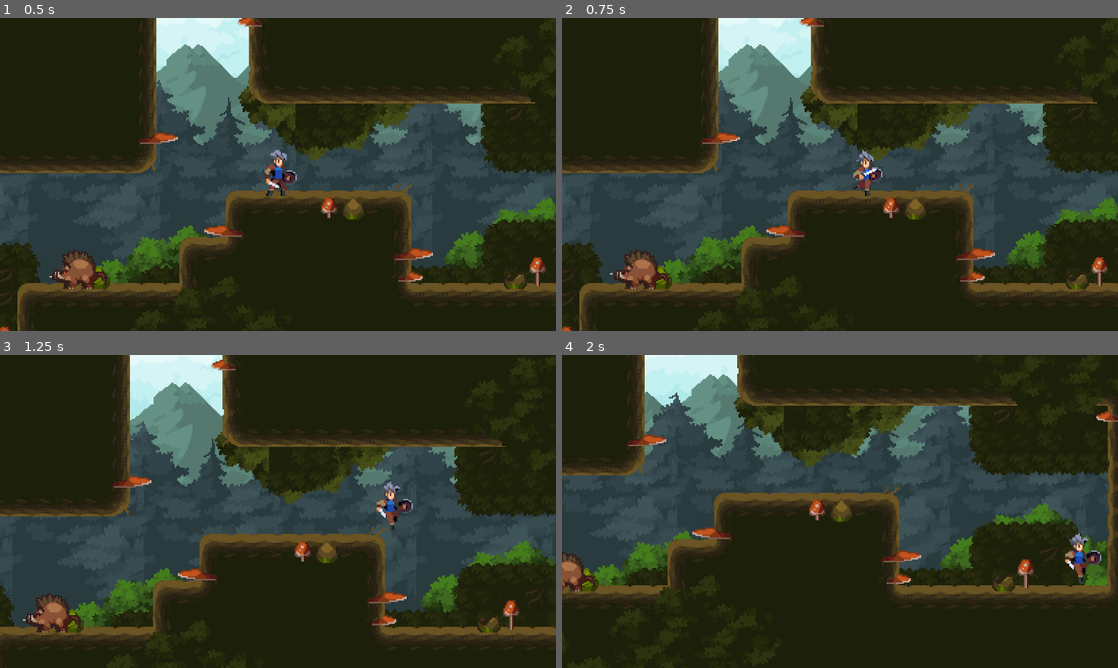
Above: before the commit, frames 1-4 (two rows, left to right).
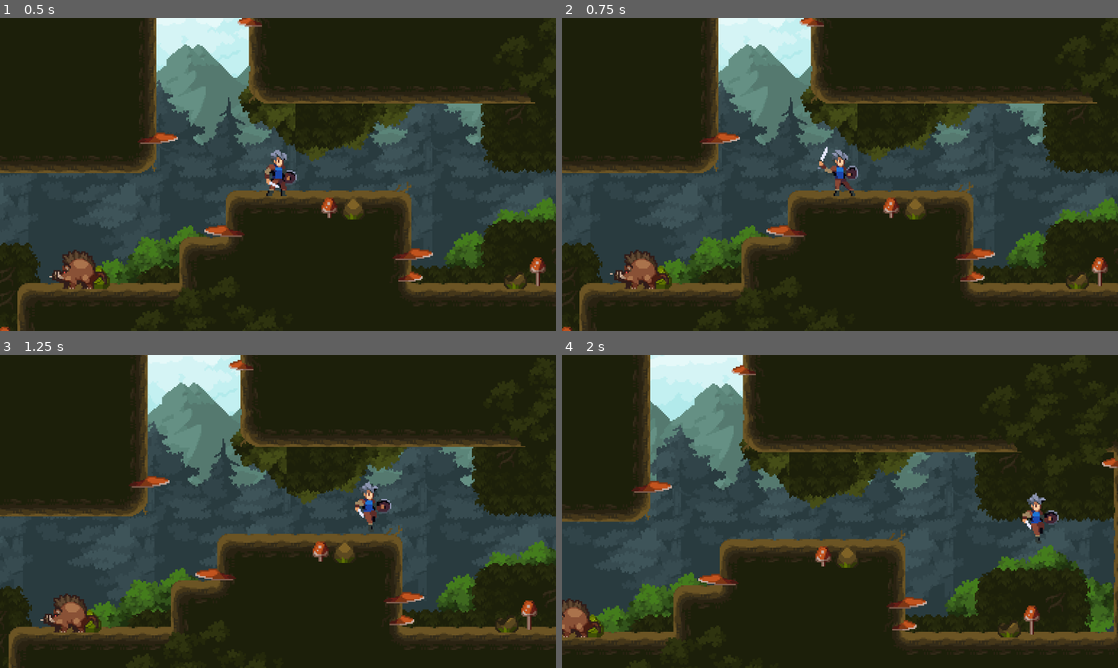
Above: after the commit, the same moments.

Repository: gmxwg/Godot-MySecondGame
Game: Godot game, scene res://Scenes/World.tscn
The game is run twice, just before and just after one commit, with the same random seed, the same clock (stepped at 60 frames per second) and the same inputs.
Inputs:
- Up to frame 1 (0.5 s): no input
- Up to frame 2 (0.75 s): hold D (move_right) from 0.53 s (still down); tap J (attack, bound only after the commit) at 0.6 s
- Up to frame 3 (1.25 s): keep holding D (move_right); tap Space (jump) at 0.77 s
- Up to frame 4 (2 s): keep holding D (move_right); tap J (attack, bound only after the commit) at 1.35 s; tap Space (jump) at 1.52 s

Frame 1 is identical in both runs. In frame 2, 0.8% of the frame differs, in the area x 46-58%, y 41-57%; in frame 3, 17%; in frame 4, 42%, in the area x 0-100%, y 0-93%.

Commit message:
5.feat: 新增三段攻击

Diff:
--- a/Code/Player.gd
+++ b/Code/Player.gd
@@ -7,11 +7,15 @@
 	FALL,
 	LANDING,
 	WALL_SLIDING,
-	WALL_JUMP
+	WALL_JUMP,
+	ATTACK1,
+	ATTACK2,
+	ATTACK3
 }
 
-var GroundState = [State.RUNNING,State.IDLE,State.LANDING]
-
+var GroundState = [State.RUNNING,State.IDLE,State.LANDING,State.ATTACK1,State.ATTACK2,State.ATTACK3]
+@export var CanCombo: bool = false
+var ComboRequested: bool = false
 const RunSpeed : float = 160.0
 const JumpVelocity : float = -320.0
 const FLOOR_ACCELERATION := RunSpeed / 0.2 #  加速度 /s
@@ -27,6 +31,8 @@
 		$JumpRequestTimer.stop() # 这样就跟完全没有按过一样，避免因这个时间导致短按促发大跳
 		if velocity.y < JumpVelocity / 2:
 			velocity.y = JumpVelocity / 2 # 速度是从320一直变小慢慢到0的，如果在我松开按键的瞬间，速度还处于比较大的水平，也就是越早松开，那就直接把速度变为一半，更快回落
+	if Input.is_action_just_pressed("attack") and CanCombo:
+		ComboRequested = true
 
 func tick_physics(state : State, delta: float) -> void: # 每一帧要做的事情
 	match state:
@@ -49,6 +55,8 @@
 				stand(0.0 if IsFirstTick else DefaultGravity, delta)
 			else:
 				move(0.0 if IsFirstTick else DefaultGravity,delta)
+		State.ATTACK1,State.ATTACK2,State.ATTACK3:
+			stand(DefaultGravity,delta)
 
 	IsFirstTick = false
 
@@ -72,6 +80,7 @@
 
 func can_wall_slide() -> bool:
 	return is_on_wall() and $Graphics/HandChecker.is_colliding() and $Graphics/FootChecker.is_colliding()
+
 func get_next_state(state : State) -> State: # 判断状态是否转移
 	var direction : float = Input.get_axis("move_left","move_right") # 接收两个输入，一个返回负，一个返回正,不按或者同时按左右返回0
 	var still = is_zero_approx(direction) and is_zero_approx(velocity.x) # 表示此时是否为站立状态
@@ -80,18 +89,20 @@
 	var ShouldJump : bool = CanJump and $JumpRequestTimer.time_left > 0
 	if ShouldJump:
 		return State.JUMP
+	if state in GroundState and not is_on_floor(): # 优先处理，因为Combo也是在地面，Fall应该先判断
+		return State.FALL
 
 	match state:
 		State.IDLE:
-			if not is_on_floor():
-				return State.FALL
-			elif not still:
+			if not still:
 				return State.RUNNING
+			if Input.is_action_just_pressed("attack"):
+				return State.ATTACK1
 		State.RUNNING:
-			if not is_on_floor():
-				return State.FALL
-			elif still:
+			if still:
 				return State.IDLE
+			if Input.is_action_just_pressed("attack"):
+				return State.ATTACK1
 		State.JUMP:
 			if velocity.y >= 0:
 				return State.FALL
@@ -123,6 +134,22 @@
 				return State.WALL_SLIDING # 蹬墙跳不需要下落才能滑墙
 			if velocity.y > 0:
 				return State.FALL
+		State.ATTACK1:
+			if not $AnimationPlayer.is_playing(): # 其他状态切换不需要播放完动画
+				if ComboRequested:
+					return State.ATTACK2
+				else:
+					return State.IDLE
+		State.ATTACK2:
+			if not $AnimationPlayer.is_playing():
+				if ComboRequested:
+					return State.ATTACK3
+				else:
+					return State.IDLE
+		State.ATTACK3:
+			if not $AnimationPlayer.is_playing():
+				return State.IDLE
+
 	return state
 
 func transition_state(from : State, to : State) -> void: # 每次状态转移要做的事情，每次状态转移时调用，每一帧都会检查状态切换，根据状态播放动画
@@ -155,7 +182,15 @@
 			velocity = WallJumpVelocity
 			velocity.x *= get_wall_normal().x # 根据墙来决定跳跃方向
 			$JumpRequestTimer.stop()
-
+		State.ATTACK1:
+			$AnimationPlayer.play("attack1")
+			ComboRequested = false
+		State.ATTACK2:
+			$AnimationPlayer.play("attack2")
+			ComboRequested = false
+		State.ATTACK3:
+			$AnimationPlayer.play("attack3")
+			ComboRequested = false
 	#if to == State.WALL_JUMP:
 		#Engine.time_scale = 0.3
 	#if from == State.WALL_JUMP:
--- a/Scenes/Boar.tscn
+++ b/Scenes/Boar.tscn
@@ -73,6 +73,10 @@
 "values": [ExtResource("2_yqby7")]
 }
 
+[sub_resource type="Animation" id="Animation_yqby7"]
+resource_name = "attack1"
+step = 0.1
+
 [sub_resource type="Animation" id="Animation_dmur2"]
 resource_name = "hit"
 length = 0.4
@@ -339,6 +343,7 @@
 [sub_resource type="AnimationLibrary" id="AnimationLibrary_l7bmq"]
 _data = {
 &"RESET": SubResource("Animation_tmd2j"),
+&"attack1": SubResource("Animation_yqby7"),
 &"hit": SubResource("Animation_dmur2"),
 &"idle": SubResource("Animation_t7jme"),
 &"run": SubResource("Animation_pm5s3"),
--- a/Scenes/Player.tscn
+++ b/Scenes/Player.tscn
@@ -74,6 +74,249 @@
 tracks/5/imported = false
 tracks/5/enabled = true
 tracks/5/path = NodePath("Graphics/Sprite2D:flip_h")
+tracks/5/interp = 1
+tracks/5/loop_wrap = true
+tracks/5/keys = {
+"times": PackedFloat32Array(0),
+"transitions": PackedFloat32Array(1),
+"update": 1,
+"values": [false]
+}
+tracks/6/type = "value"
+tracks/6/imported = false
+tracks/6/enabled = true
+tracks/6/path = NodePath(".:CanCombo")
+tracks/6/interp = 1
+tracks/6/loop_wrap = true
+tracks/6/keys = {
+"times": PackedFloat32Array(0),
+"transitions": PackedFloat32Array(1),
+"update": 1,
+"values": [false]
+}
+
+[sub_resource type="Animation" id="Animation_megsn"]
+resource_name = "attack1"
+length = 0.6
+step = 0.1
+tracks/0/type = "value"
+tracks/0/imported = false
+tracks/0/enabled = true
+tracks/0/path = NodePath("Graphics/Sprite2D:texture")
+tracks/0/interp = 1
+tracks/0/loop_wrap = true
+tracks/0/keys = {
+"times": PackedFloat32Array(0),
+"transitions": PackedFloat32Array(1),
+"update": 1,
+"values": [ExtResource("1_rpqav")]
+}
+tracks/1/type = "value"
+tracks/1/imported = false
+tracks/1/enabled = true
+tracks/1/path = NodePath("Graphics/Sprite2D:region_rect")
+tracks/1/interp = 1
+tracks/1/loop_wrap = true
+tracks/1/keys = {
+"times": PackedFloat32Array(0),
+"transitions": PackedFloat32Array(1),
+"update": 0,
+"values": [Rect2(0, 56, 336, 56)]
+}
+tracks/2/type = "value"
+tracks/2/imported = false
+tracks/2/enabled = true
+tracks/2/path = NodePath("Graphics/Sprite2D:hframes")
+tracks/2/interp = 1
+tracks/2/loop_wrap = true
+tracks/2/keys = {
+"times": PackedFloat32Array(0),
+"transitions": PackedFloat32Array(1),
+"update": 1,
+"values": [6]
+}
+tracks/3/type = "value"
+tracks/3/imported = false
+tracks/3/enabled = true
+tracks/3/path = NodePath("Graphics/Sprite2D:frame")
+tracks/3/interp = 1
+tracks/3/loop_wrap = true
+tracks/3/keys = {
+"times": PackedFloat32Array(0, 0.1, 0.2, 0.3, 0.4, 0.5),
+"transitions": PackedFloat32Array(1, 1, 1, 1, 1, 1),
+"update": 1,
+"values": [0, 1, 2, 3, 4, 5]
+}
+tracks/4/type = "value"
+tracks/4/imported = false
+tracks/4/enabled = true
+tracks/4/path = NodePath("Graphics/Sprite2D:position")
+tracks/4/interp = 1
+tracks/4/loop_wrap = true
+tracks/4/keys = {
+"times": PackedFloat32Array(0),
+"transitions": PackedFloat32Array(1),
+"update": 0,
+"values": [Vector2(1, -28)]
+}
+tracks/5/type = "value"
+tracks/5/imported = false
+tracks/5/enabled = true
+tracks/5/path = NodePath(".:CanCombo")
+tracks/5/interp = 1
+tracks/5/loop_wrap = true
+tracks/5/keys = {
+"times": PackedFloat32Array(0, 0.4),
+"transitions": PackedFloat32Array(1, 1),
+"update": 1,
+"values": [false, true]
+}
+
+[sub_resource type="Animation" id="Animation_yoq75"]
+resource_name = "attack2"
+length = 0.2
+step = 0.1
+tracks/0/type = "value"
+tracks/0/imported = false
+tracks/0/enabled = true
+tracks/0/path = NodePath("Graphics/Sprite2D:texture")
+tracks/0/interp = 1
+tracks/0/loop_wrap = true
+tracks/0/keys = {
+"times": PackedFloat32Array(0),
+"transitions": PackedFloat32Array(1),
+"update": 1,
+"values": [ExtResource("1_rpqav")]
+}
+tracks/1/type = "value"
+tracks/1/imported = false
+tracks/1/enabled = true
+tracks/1/path = NodePath("Graphics/Sprite2D:region_rect")
+tracks/1/interp = 1
+tracks/1/loop_wrap = true
+tracks/1/keys = {
+"times": PackedFloat32Array(0),
+"transitions": PackedFloat32Array(1),
+"update": 0,
+"values": [Rect2(336, 56, 112, 56)]
+}
+tracks/2/type = "value"
+tracks/2/imported = false
+tracks/2/enabled = true
+tracks/2/path = NodePath("Graphics/Sprite2D:hframes")
+tracks/2/interp = 1
+tracks/2/loop_wrap = true
+tracks/2/keys = {
+"times": PackedFloat32Array(0),
+"transitions": PackedFloat32Array(1),
+"update": 1,
+"values": [2]
+}
+tracks/3/type = "value"
+tracks/3/imported = false
+tracks/3/enabled = true
+tracks/3/path = NodePath("Graphics/Sprite2D:frame")
+tracks/3/interp = 1
+tracks/3/loop_wrap = true
+tracks/3/keys = {
+"times": PackedFloat32Array(0, 0.1),
+"transitions": PackedFloat32Array(1, 1),
+"update": 1,
+"values": [0, 1]
+}
+tracks/4/type = "value"
+tracks/4/imported = false
+tracks/4/enabled = true
+tracks/4/path = NodePath("Graphics/Sprite2D:position")
+tracks/4/interp = 1
+tracks/4/loop_wrap = true
+tracks/4/keys = {
+"times": PackedFloat32Array(0),
+"transitions": PackedFloat32Array(1),
+"update": 0,
+"values": [Vector2(1, -28)]
+}
+tracks/5/type = "value"
+tracks/5/imported = false
+tracks/5/enabled = true
+tracks/5/path = NodePath(".:CanCombo")
+tracks/5/interp = 1
+tracks/5/loop_wrap = true
+tracks/5/keys = {
+"times": PackedFloat32Array(0, 0.1),
+"transitions": PackedFloat32Array(1, 1),
+"update": 1,
+"values": [false, true]
+}
+
+[sub_resource type="Animation" id="Animation_ksbbd"]
+resource_name = "attack3"
+length = 0.8
+step = 0.1
+tracks/0/type = "value"
+tracks/0/imported = false
+tracks/0/enabled = true
+tracks/0/path = NodePath("Graphics/Sprite2D:texture")
+tracks/0/interp = 1
+tracks/0/loop_wrap = true
+tracks/0/keys = {
+"times": PackedFloat32Array(0),
+"transitions": PackedFloat32Array(1),
+"update": 1,
+"values": [ExtResource("3_dewec")]
+}
+tracks/1/type = "value"
+tracks/1/imported = false
+tracks/1/enabled = true
+tracks/1/path = NodePath("Graphics/Sprite2D:hframes")
+tracks/1/interp = 1
+tracks/1/loop_wrap = true
+tracks/1/keys = {
+"times": PackedFloat32Array(0),
+"transitions": PackedFloat32Array(1),
+"update": 1,
+"values": [8]
+}
+tracks/2/type = "value"
+tracks/2/imported = false
+tracks/2/enabled = true
+tracks/2/path = NodePath("Graphics/Sprite2D:region_rect")
+tracks/2/interp = 1
+tracks/2/loop_wrap = true
+tracks/2/keys = {
+"times": PackedFloat32Array(0),
+"transitions": PackedFloat32Array(1),
+"update": 0,
+"values": [Rect2(0, 224, 448, 56)]
+}
+tracks/3/type = "value"
+tracks/3/imported = false
+tracks/3/enabled = true
+tracks/3/path = NodePath("Graphics/Sprite2D:position")
+tracks/3/interp = 1
+tracks/3/loop_wrap = true
+tracks/3/keys = {
+"times": PackedFloat32Array(0),
+"transitions": PackedFloat32Array(1),
+"update": 0,
+"values": [Vector2(6, -28)]
+}
+tracks/4/type = "value"
+tracks/4/imported = false
+tracks/4/enabled = true
+tracks/4/path = NodePath("Graphics/Sprite2D:frame")
+tracks/4/interp = 1
+tracks/4/loop_wrap = true
+tracks/4/keys = {
+"times": PackedFloat32Array(0, 0.1, 0.2, 0.3, 0.4, 0.5, 0.6, 0.7),
+"transitions": PackedFloat32Array(1, 1, 1, 1, 1, 1, 1, 1),
+"update": 1,
+"values": [0, 1, 2, 3, 4, 5, 6, 7]
+}
+tracks/5/type = "value"
+tracks/5/imported = false
+tracks/5/enabled = true
+tracks/5/path = NodePath(".:CanCombo")
 tracks/5/interp = 1
 tracks/5/loop_wrap = true
 tracks/5/keys = {
@@ -154,6 +397,18 @@
 tracks/5/interp = 1
 tracks/5/loop_wrap = true
 tracks/5/keys = {
+"times": PackedFloat32Array(0),
+"transitions": PackedFloat32Array(1),
+"update": 1,
+"values": [false]
+}
+tracks/6/type = "value"
+tracks/6/imported = false
+tracks/6/enabled = true
+tracks/6/path = NodePath(".:CanCombo")
+tracks/6/interp = 1
+tracks/6/loop_wrap = true
+tracks/6/keys = {
 "times": PackedFloat32Array(0),
 "transitions": PackedFloat32Array(1),
 "update": 1,
@@ -237,6 +492,18 @@
 "update": 1,
 "values": [false]
 }
+tracks/6/type = "value"
+tracks/6/imported = false
+tracks/6/enabled = true
+tracks/6/path = NodePath(".:CanCombo")
+tracks/6/interp = 1
+tracks/6/loop_wrap = true
+tracks/6/keys = {
+"times": PackedFloat32Array(0),
+"transitions": PackedFloat32Array(1),
+"update": 1,
+"values": [false]
+}
 
 [sub_resource type="Animation" id="Animation_5ixxa"]
 resource_name = "jump"
@@ -314,6 +581,18 @@
 "update": 1,
 "values": [ExtResource("1_rpqav")]
 }
+tracks/6/type = "value"
+tracks/6/imported = false
+tracks/6/enabled = true
+tracks/6/path = NodePath(".:CanCombo")
+tracks/6/interp = 1
+tracks/6/loop_wrap = true
+tracks/6/keys = {
+"times": PackedFloat32Array(0),
+"transitions": PackedFloat32Array(1),
+"update": 1,
+"values": [false]
+}
 
 [sub_resource type="Animation" id="Animation_52ee3"]
 resource_name = "landing"
@@ -390,6 +669,18 @@
 "transitions": PackedFloat32Array(1),
 "update": 1,
 "values": [ExtResource("1_rpqav")]
+}
+tracks/6/type = "value"
+tracks/6/imported = false
+tracks/6/enabled = true
+tracks/6/path = NodePath(".:CanCombo")
+tracks/6/interp = 1
+tracks/6/loop_wrap = true
+tracks/6/keys = {
+"times": PackedFloat32Array(0),
+"transitions": PackedFloat32Array(1),
+"update": 1,
+"values": [false]
 }
 
 [sub_resource type="Animation" id="Animation_nn08x"]
@@ -469,6 +760,18 @@
 "update": 1,
 "values": [ExtResource("1_rpqav")]
 }
+tracks/6/type = "value"
+tracks/6/imported = false
+tracks/6/enabled = true
+tracks/6/path = NodePath(".:CanCombo")
+tracks/6/interp = 1
+tracks/6/loop_wrap = true
+tracks/6/keys = {
+"times": PackedFloat32Array(0),
+"transitions": PackedFloat32Array(1),
+"update": 1,
+"values": [false]
+}
 
 [sub_resource type="Animation" id="Animation_bhhdu"]
 resource_name = "wall_sliding"
@@ -534,10 +837,25 @@
 "update": 0,
 "values": [Vector2(-6, -24)]
 }
+tracks/5/type = "value"
+tracks/5/imported = false
+tracks/5/enabled = true
+tracks/5/path = NodePath(".:CanCombo")
+tracks/5/interp = 1
+tracks/5/loop_wrap = true
+tracks/5/keys = {
+"times": PackedFloat32Array(0),
+"transitions": PackedFloat32Array(1),
+"update": 1,
+"values": [false]
+}
 
 [sub_resource type="AnimationLibrary" id="AnimationLibrary_52ee3"]
 _data = {
 &"RESET": SubResource("Animation_gntrk"),
+&"attack1": SubResource("Animation_megsn"),
+&"attack2": SubResource("Animation_yoq75"),
+&"attack3": SubResource("Animation_ksbbd"),
 &"fall": SubResource("Animation_kyqiw"),
 &"idle": SubResource("Animation_dewec"),
 &"jump": SubResource("Animation_5ixxa"),
--- a/boar.gd
+++ b/boar.gd
@@ -39,7 +39,7 @@
 	return state
 
 func transition_state(from : State, to : State) -> void:
-	print(from,"->",to)
+	# print(from,"->",to)
 	match to:
 		State.IDLE:
 			$AnimationPlayer.play("idle")
--- a/project.godot
+++ b/project.godot
@@ -40,6 +40,11 @@
 "events": [Object(InputEventKey,"resource_local_to_scene":false,"resource_name":"","device":-1,"window_id":0,"alt_press …(191 unchanged characters)…
 ]
 }
+attack={
+"deadzone": 0.2,
+"events": [Object(InputEventKey,"resource_local_to_scene":false,"resource_name":"","device":-1,"window_id":0,"alt_pressed":false,"shift_pressed":false,"ctrl_pressed":false,"meta_pressed":false,"pressed":false,"keycode":0,"physical_keycode":74,"key_label":0,"unicode":106,"location":0,"echo":false,"script":null)
+]
+}
 
 [layer_names]
 
